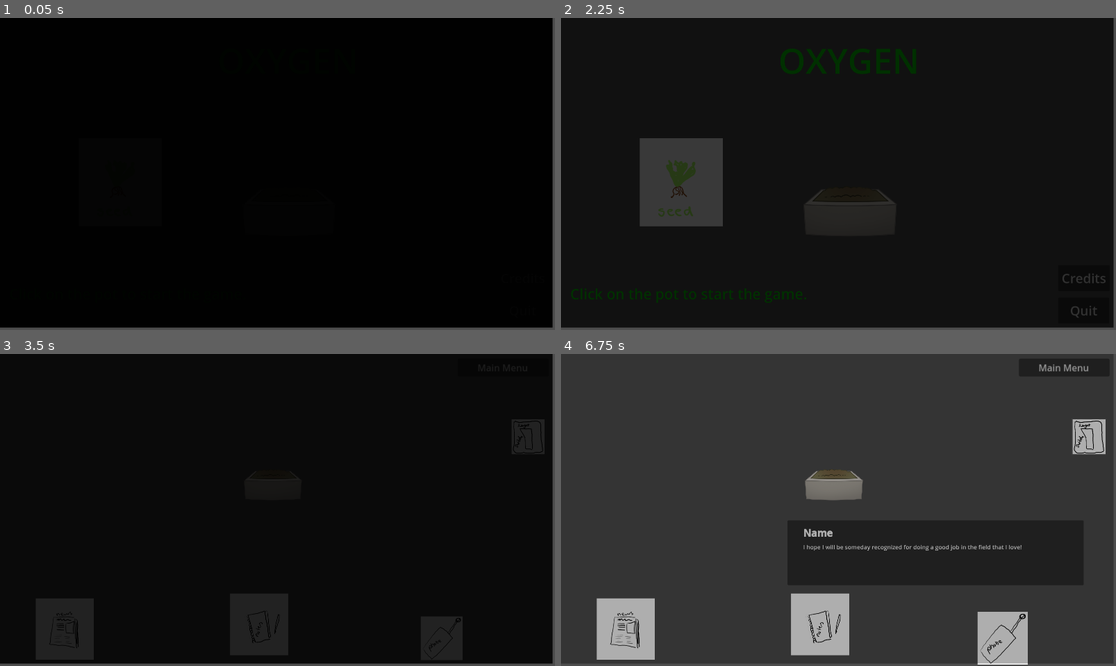
Above: before the commit, frames 1-4 (two rows, left to right).
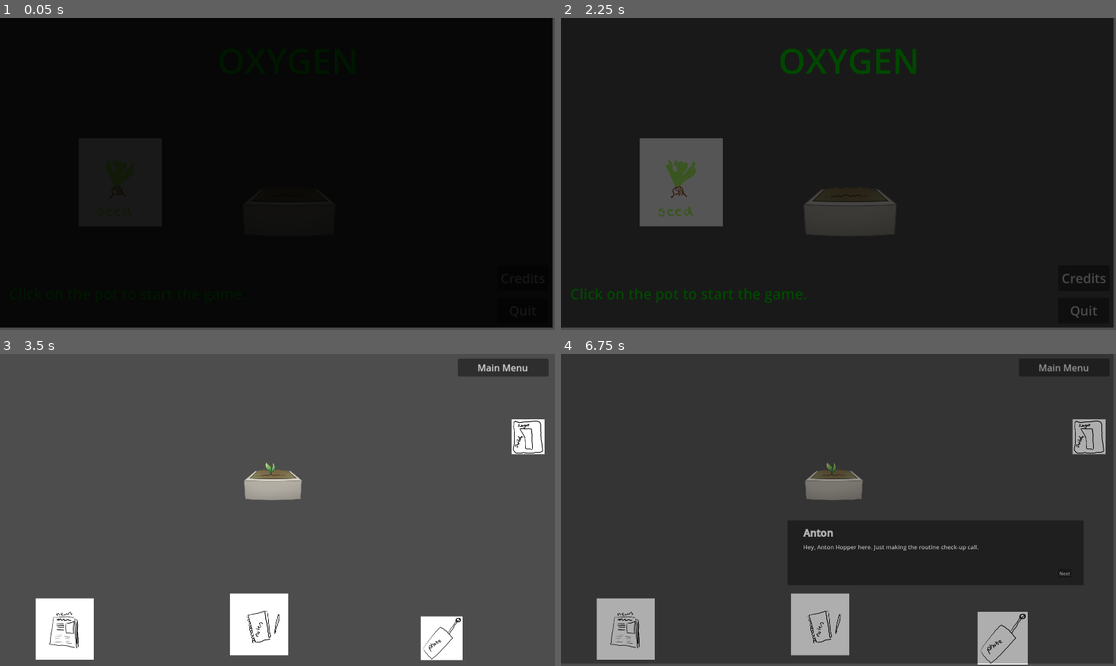
Above: after the commit, the same moments.

Repository: gringames/fem-devs-jam-24
Game: Godot game, scene res://menus/main_menu.tscn
The game is run twice, just before and just after one commit, with the same random seed, the same clock (stepped at 60 frames per second) and the same inputs. This scene is started directly instead of the project's main scene.
Inputs (mouse positions are in pixels of both pictures, inside the frame that each line leads up to; where the layout moved, square brackets give the same spot in the first picture):
- Up to frame 1 (0.05 s): no input
- Up to frame 2 (2.25 s): click "Credits" at 0.5 s; tap Enter at 1.25 s; move the mouse to (960, 158) at 1.27 s; click (960, 158) at 1.35 s; click "Back to Main Menu" at 2 s
- Up to frame 3 (3.5 s): click (299, 553) [288, 544] at 2.75 s
- Up to frame 4 (6.75 s): click (1088, 438) at 3.5 s; click (1088, 438) at 4.25 s; click (1088, 438) at 5 s; move the mouse to (832, 456) at 5.77 s; click (832, 456) at 5.85 s; move the mouse to (1005, 637) at 6.52 s; click (1005, 637) at 6.6 s

The runs differ from the first frame. In frame 2, 4.2% of the frame differs, in the area x 14-98%, y 38-96%; in frame 3, 99%, in the area x 0-100%, y 0-100%; in frame 4, 0.4%.

Commit message:
branch ending with correct music tracks

Diff:
--- /dev/null
+++ b/femdevsjam24/Buttons/scalable_button.tscn
@@ -0,0 +1,6 @@
+[gd_scene load_steps=2 format=3 uid="uid://bi7dw5pgb1mgr"]
+
+[ext_resource type="Script" path="res://Buttons/scale_up_when_hovered.gd" id="1_v4q2u"]
+
+[node name="ScalableButton" type="Node2D"]
+script = ExtResource("1_v4q2u")
--- /dev/null
+++ b/femdevsjam24/Buttons/scale_up_when_hovered.gd
@@ -0,0 +1,16 @@
+extends Node2D
+class_name ScalableButton
+
+@onready var button: Button = get_parent()
+
+
+func _ready() -> void:
+
+	button.connect("mouse_entered", _scale_up)
+	button.connect("mouse_exited", _scale_down)
+
+func _scale_up() -> void:
+	button.scale *= 1.2
+
+func _scale_down() -> void:
+	button.scale /= 1.2
--- /dev/null
+++ b/femdevsjam24/Endings/bad_ending.tscn
@@ -0,0 +1,26 @@
+[gd_scene load_steps=5 format=3 uid="uid://vyextkx35m6"]
+
+[ext_resource type="AudioStream" uid="uid://bmaq1d74qqha3" path="res://Music/Plant Withered Losing Hope.mp3" id="1_8ka7s"]
+[ext_resource type="Texture2D" uid="uid://bel1dyr6sigsc" path="res://Art/Plant/0_Pot_Dry.png" id="2_a5ofw"]
+[ext_resource type="Texture2D" uid="uid://bukk0fcbnjtao" path="res://Art/Plant/7_Withered.png" id="3_fjaro"]
+[ext_resource type="PackedScene" uid="uid://cdbw55po5v68o" path="res://Game/black_fade.tscn" id="4_yjrcf"]
+
+[node name="BadEnding" type="Node2D"]
+position = Vector2(424, 184)
+
+[node name="AudioStreamPlayer" type="AudioStreamPlayer" parent="."]
+stream = ExtResource("1_8ka7s")
+autoplay = true
+
+[node name="0PotDry" type="Sprite2D" parent="."]
+position = Vector2(544, 384)
+scale = Vector2(0.502827, 0.5)
+texture = ExtResource("2_a5ofw")
+
+[node name="7Withered" type="Sprite2D" parent="0PotDry"]
+position = Vector2(15.91, 16)
+texture = ExtResource("3_fjaro")
+
+[node name="BlackFadeCanvasLayer" parent="." instance=ExtResource("4_yjrcf")]
+fade_speed = 0.5
+auto_start = true
--- /dev/null
+++ b/femdevsjam24/Endings/good_ending.tscn
@@ -0,0 +1,26 @@
+[gd_scene load_steps=5 format=3 uid="uid://cfnxquoiq7m18"]
+
+[ext_resource type="AudioStream" uid="uid://cwj5f7qirxaey" path="res://Music/Day 7.mp3" id="1_iwq3x"]
+[ext_resource type="Texture2D" uid="uid://bel1dyr6sigsc" path="res://Art/Plant/0_Pot_Dry.png" id="2_c3e0a"]
+[ext_resource type="Texture2D" uid="uid://dkrb4kwyj336g" path="res://Art/Plant/6_Plant_Day_6.png" id="3_p0qa3"]
+[ext_resource type="PackedScene" uid="uid://cdbw55po5v68o" path="res://Game/black_fade.tscn" id="4_qb0wp"]
+
+[node name="GoodEnding" type="Node2D"]
+position = Vector2(424, 184)
+
+[node name="AudioStreamPlayer" type="AudioStreamPlayer" parent="."]
+stream = ExtResource("1_iwq3x")
+autoplay = true
+
+[node name="0PotDry" type="Sprite2D" parent="."]
+position = Vector2(544, 384)
+scale = Vector2(0.502827, 0.5)
+texture = ExtResource("2_c3e0a")
+
+[node name="7Withered" type="Sprite2D" parent="0PotDry"]
+position = Vector2(15.91, 16)
+texture = ExtResource("3_p0qa3")
+
+[node name="BlackFadeCanvasLayer" parent="." instance=ExtResource("4_qb0wp")]
+fade_speed = 0.5
+auto_start = true
--- a/femdevsjam24/Features/day_cycle/day_manager.gd
+++ b/femdevsjam24/Features/day_cycle/day_manager.gd
@@ -327,8 +327,8 @@
 
 	if plant_withers:
 		plant.wither()
-		print("bad ending")
+		get_tree().change_scene_to_file("res://Endings/bad_ending.tscn")
 	else:
-		print("good ending")
+		get_tree().change_scene_to_file("res://Endings/good_ending.tscn")
 
 	# TODO: switch to correct scene
--- a/femdevsjam24/Game/good_ending.tscn
+++ /dev/null
@@ -1,42 +0,0 @@
-[gd_scene load_steps=12 format=3 uid="uid://cfnxquoiq7m18"]
-
-[ext_resource type="PackedScene" uid="uid://diix6rtcrr4eq" path="res://Features/Plant/plant.tscn" id="4_ornhl"]
-[ext_resource type="Script" path="res://Features/day_cycle/day_manager.gd" id="5_mctn6"]
-[ext_resource type="Script" path="res://Game/track_handler.gd" id="6_jilxn"]
-[ext_resource type="AudioStream" uid="uid://dq70fyd5nd11g" path="res://Music/Day 0 Soundscape Room Noise.mp3" id="7_hmjg8"]
-[ext_resource type="AudioStream" uid="uid://bj0a67o4rjsc2" path="res://Music/Day 1.mp3" id="8_ssdot"]
-[ext_resource type="AudioStream" uid="uid://bol3jdg14n2wb" path="res://Music/Day 2.mp3" id="9_pmb28"]
-[ext_resource type="AudioStream" uid="uid://cor5mr8clajun" path="res://Music/Day 3.mp3" id="10_cnopy"]
-[ext_resource type="AudioStream" uid="uid://8no3eo5ong1b" path="res://Music/Day 4.mp3" id="11_ci6r5"]
-[ext_resource type="AudioStream" uid="uid://dx67jru3is7eg" path="res://Music/Day 5.mp3" id="12_axph4"]
-[ext_resource type="AudioStream" uid="uid://bn0ajnsbt53wt" path="res://Music/Day 6.mp3" id="13_v7lk8"]
-[ext_resource type="PackedScene" uid="uid://cdbw55po5v68o" path="res://Game/black_fade.tscn" id="14_a0mqq"]
-
-[node name="GoodEnding" type="Node2D"]
-position = Vector2(424, 184)
-
-[node name="Plant" parent="." instance=ExtResource("4_ornhl")]
-position = Vector2(520, 176)
-scale = Vector2(4, 4)
-
-[node name="Logic" type="Node" parent="."]
-
-[node name="DayManager" type="Node" parent="Logic" node_paths=PackedStringArray("next_day_button", "phone_call_text_box", "task_list", "newspaper", "plant", "fade", "audioStreamPlayer", "audioTrackHandler")]
-script = ExtResource("5_mctn6")
-next_day_button = NodePath("")
-phone_call_text_box = NodePath("")
-task_list = NodePath("")
-newspaper = NodePath("")
-plant = NodePath("../../Plant")
-fade = NodePath("../BlackFadeCanvasLayer")
-audioStreamPlayer = NodePath("../AudioStreamPlayer")
-audioTrackHandler = NodePath("../TrackHandler")
-
-[node name="TrackHandler" type="Node" parent="Logic"]
-script = ExtResource("6_jilxn")
-day_tracks = Array[AudioStream]([ExtResource("7_hmjg8"), ExtResource("8_ssdot"), ExtResource("9_pmb28"), ExtResource("10_cnopy"), ExtResource("11_ci6r5"), ExtResource("12_axph4"), ExtResource("13_v7lk8")])
-
-[node name="AudioStreamPlayer" type="AudioStreamPlayer" parent="Logic"]
-
-[node name="BlackFadeCanvasLayer" parent="Logic" instance=ExtResource("14_a0mqq")]
-fade_speed = 1.0
--- a/femdevsjam24/menus/black_fade_canvas_layer.gd
+++ b/femdevsjam24/menus/black_fade_canvas_layer.gd
@@ -4,6 +4,7 @@
 var black_rect: ColorRect
 
 @export var fade_speed: float = 2
+@export var auto_start: bool = false
 
 var fade_to: bool = false
 var fade_from: bool = false
@@ -15,7 +16,8 @@
 func _ready() -> void:
 	black_rect = $ColorRect
 	black_rect.color.a = 0
-	fade_from_black()
+	if auto_start:
+		fade_from_black()
 
 
 func fade_to_black() -> void:
--- a/femdevsjam24/menus/main_menu.tscn
+++ b/femdevsjam24/menus/main_menu.tscn
@@ -8,6 +8,7 @@
 [ext_resource type="Script" path="res://menus/fade_to_game.gd" id="4_yqeo2"]
 [ext_resource type="PackedScene" uid="uid://cdbw55po5v68o" path="res://Game/black_fade.tscn" id="5_wm6mt"]
 [ext_resource type="AudioStream" uid="uid://dq70fyd5nd11g" path="res://Music/Day 0 Soundscape Room Noise.mp3" id="7_ewkgf"]
+[ext_resource type="PackedScene" uid="uid://bi7dw5pgb1mgr" path="res://Buttons/scalable_button.tscn" id="7_mykxu"]
 [ext_resource type="PackedScene" uid="uid://cbtxacfpixmnd" path="res://Game/flicker.tscn" id="9_tphpq"]
 
 [node name="Node2D" type="Node2D"]
@@ -24,6 +25,8 @@
 script = ExtResource("1_jfuih")
 sceneToOpenPath = "res://menus/credits.tscn"
 
+[node name="ScalableButton" parent="CreditsButton" instance=ExtResource("7_mykxu")]
+
 [node name="QuitButton" type="Button" parent="."]
 offset_left = 1720.0
 offset_top = 968.0
@@ -34,6 +37,8 @@
 text = "Quit
 "
 script = ExtResource("2_a1ba0")
+
+[node name="ScalableButton" parent="QuitButton" instance=ExtResource("7_mykxu")]
 
 [node name="GameNameRTL" type="RichTextLabel" parent="."]
 custom_minimum_size = Vector2(100, 100)
@@ -70,15 +75,17 @@
 scale = Vector2(0.572, 0.572)
 texture = ExtResource("4_dvwtc")
 
-[node name="Button" type="Button" parent="." node_paths=PackedStringArray("fade")]
-offset_left = 816.0
-offset_top = 552.0
-offset_right = 1184.0
-offset_bottom = 776.0
+[node name="Button" type="Button" parent="0PotDry" node_paths=PackedStringArray("fade")]
+offset_left = -322.0
+offset_top = 56.0
+offset_right = 321.0
+offset_bottom = 448.0
 flat = true
 script = ExtResource("4_yqeo2")
 sceneToOpenPath = "res://Game/game.tscn"
-fade = NodePath("../BlackFadeCanvasLayer")
+fade = NodePath("../../BlackFadeCanvasLayer")
+
+[node name="ScalableButton" parent="0PotDry/Button" instance=ExtResource("7_mykxu")]
 
 [node name="BlackFadeCanvasLayer" parent="." instance=ExtResource("5_wm6mt")]
 
Not shown, added: femdevsjam24/Music/Plant Withered Losing Hope.mp3.import
Not shown: 1 places in femdevsjam24/menus/main_menu.tscn that only renumber resources
Not shown, added: femdevsjam24/Music/Plant Withered Losing Hope.mp3
